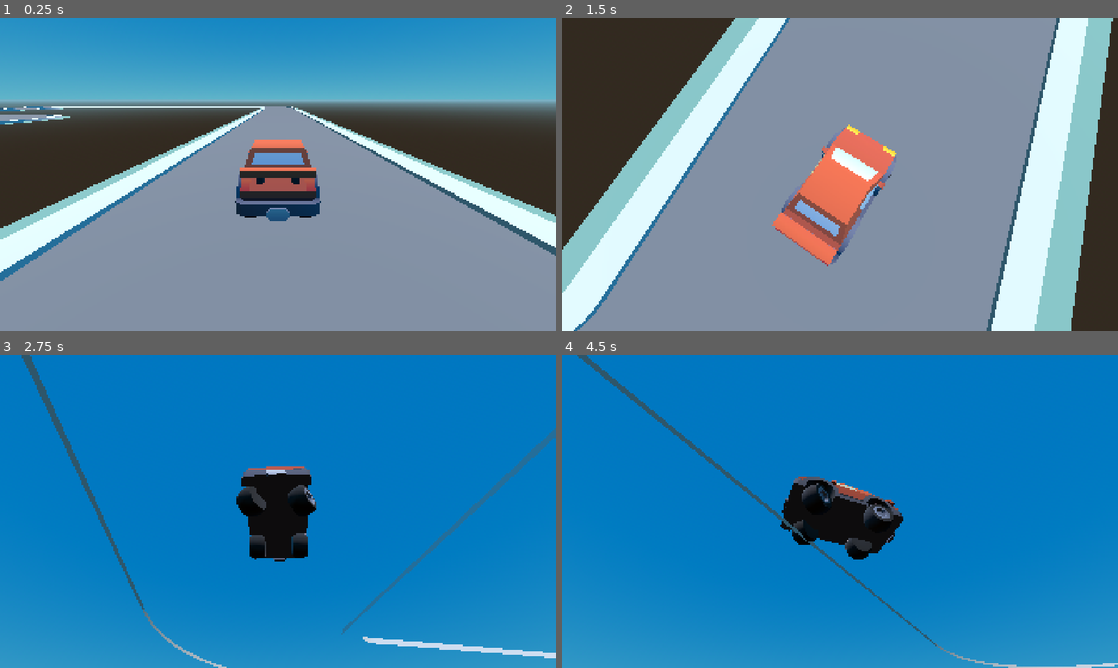
Above: before the commit, frames 1-4 (two rows, left to right).
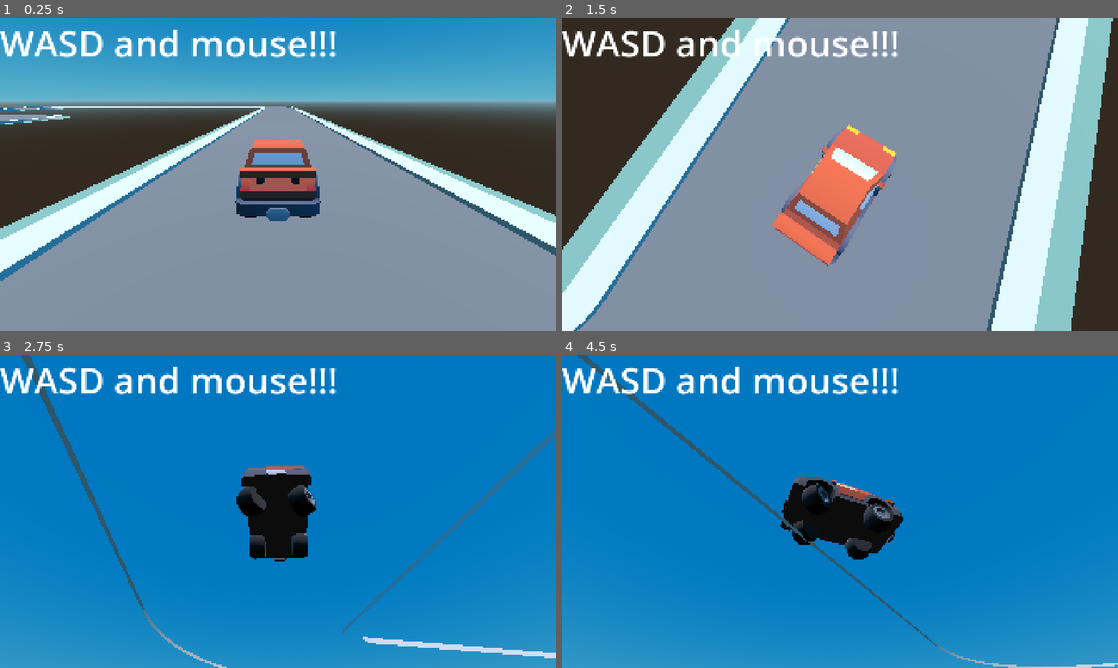
Above: after the commit, the same moments.

Repository: akanksh-ch/kar-game
Game: Godot game, scene res://Scenes/main.tscn
Same seed, same stepped clock (60 frames per second), same inputs: the game is played once before the commit and once after it.
Inputs (mouse positions are in pixels of both pictures, inside the frame that each line leads up to):
- Up to frame 1 (0.25 s): no input
- Up to frame 2 (1.5 s): move the mouse to (962, 158) at 0.52 s; hold D (Right) 0.53-1.28 s; hold W (Gas) 0.53-1.28 s; move the mouse to (728, 190) at 1.27 s; hold S (Brake) from 1.28 s (still down); tap W (Gas) at 1.35 s
- Up to frame 3 (2.75 s): move the mouse to (333, 442) at 2.02 s; release S (Brake) at 2.03 s; hold D (Right) from 2.03 s (still down); hold W (Gas) from 2.03 s (still down)
- Up to frame 4 (4.5 s): move the mouse to (812, 574) at 2.77 s; release W (Gas) at 2.78 s; tap W (Gas) at 2.85, 4.35 s; move the mouse to (1006, 558) at 3.52 s; release D (Right) at 3.53 s; hold W (Gas) 3.53-4.28 s; hold A (Left) from 3.53 s (still down); move the mouse to (673, 464) at 4.27 s

The runs differ from the first frame. In frame 1, 2.1% of the frame differs, in the area x 0-61%, y 3-13%; in frame 2, 2.0%; in frame 3, 2.1%; in frame 4, 2.1%.

Commit message:
Added demo label for controls

Diff:
--- a/Scenes/main.tscn
+++ b/Scenes/main.tscn
@@ -27,3 +27,9 @@
 
 [node name="Kar" parent="." unique_id=898085786 instance=ExtResource("2_8gbba")]
 transform = Transform3D(1, 0, 0, 0, 1, 0, 0, 0, 1, -14.733442, 0.33, 2.7504096)
+
+[node name="Label" type="Label" parent="." unique_id=2003015546]
+offset_right = 150.0
+offset_bottom = 23.0
+theme_override_font_sizes/font_size = 125
+text = "WASD and mouse!!!"
